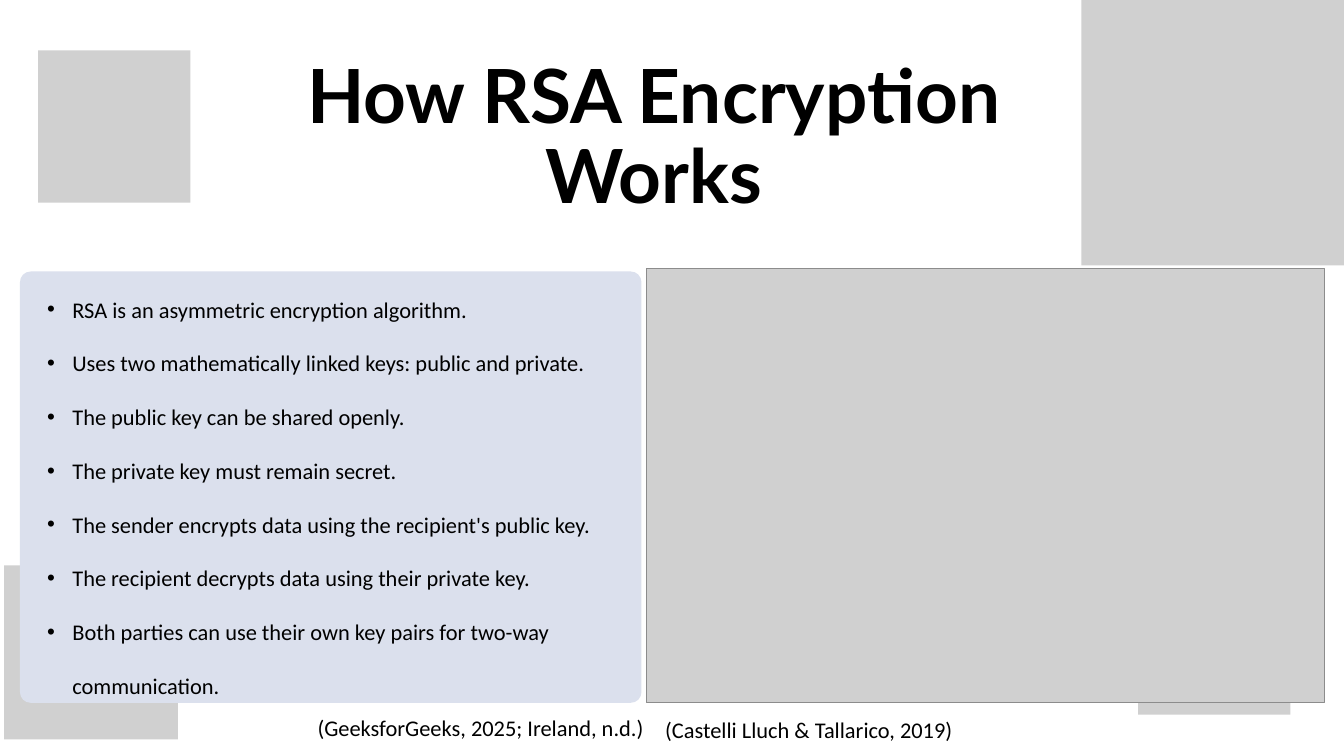
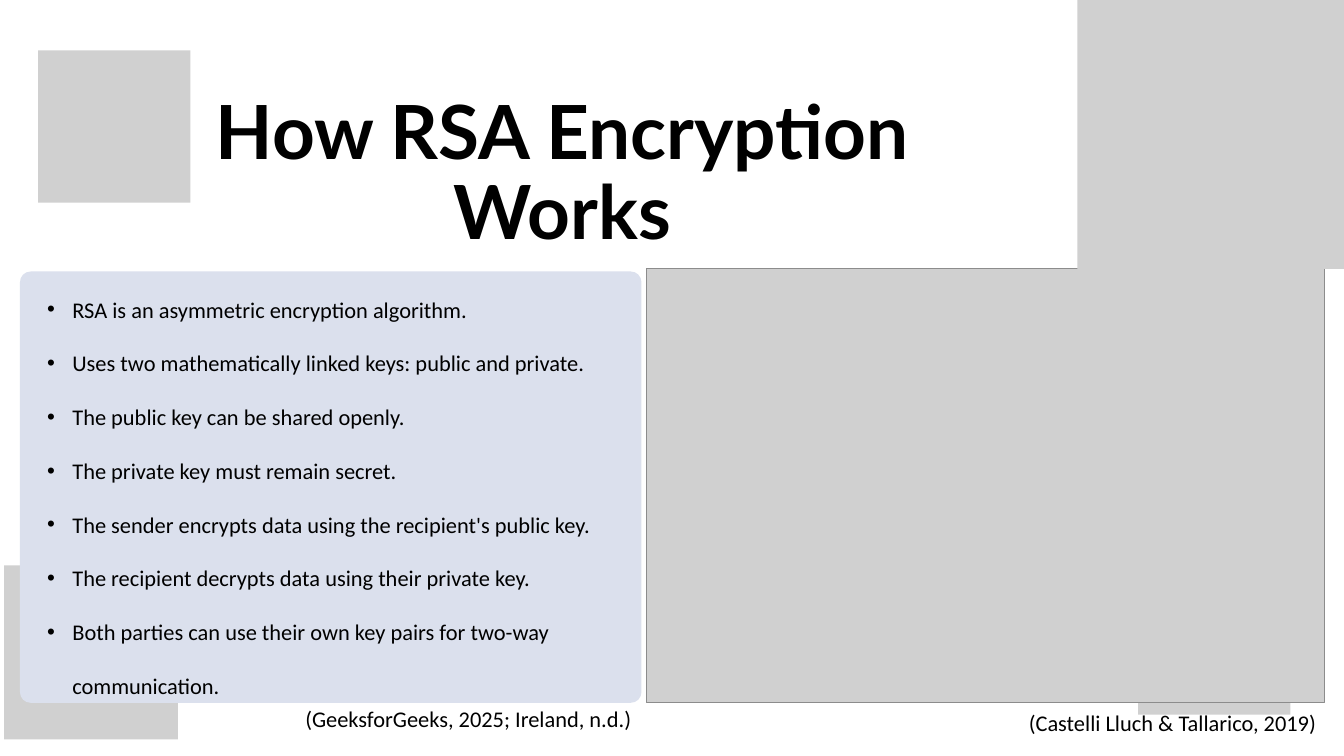
Before and after one commit to Muffinszer/cep146-teamproject1, a slide deck: slide 2 of CEP146NBB_Project1.pptx. Drawn at 1344x756 pixels with LibreOffice and Linux fonts; fonts in the diff are those of the drawing; grey boxes stand for pictures; background and template pictures are left out. Boxes give left, top, right and bottom in pixels: in the first picture for what was removed or moved away, otherwise in the second. Text is boxed around its words. In the diff, an @@ line names an element or a change of style, - is before the commit and + after.

Commit message:
Edited alignment and format
Edited alignment and format

```diff
--- a/CEP146NBB_Project1.pptx
+++ b/CEP146NBB_Project1.pptx
@@ picture: place and size @@
-picture at [1081,0,1344,265]
+picture at [1077,0,1344,269]
@@ text "How RSA Encryption Works": place and size @@
-text "How RSA Encryption Works" at [307,67,1000,204]
+text "How RSA Encryption Works" at [216,103,908,240]
@@ text "(GeeksforGeeks, 2025; Ireland, n.d.)": place and size @@
-text "(GeeksforGeeks, 2025; Ireland, n.d.)" at [318,719,644,739]
+text "(GeeksforGeeks, 2025; Ireland, n.d.)" at [305,711,631,730]
@@ text "(Castelli Lluch & Tallarico, 2019)": place and size @@
-text "(Castelli Lluch & Tallarico, 2019)" at [665,722,952,741]
+text "(Castelli Lluch & Tallarico, 2019)" at [1029,712,1316,734]
@@ text "(Castelli Lluch & Tallarico, 2019)" at [1029,712,1316,734]: alignment left to right @@
```
Also in this commit, not shown: 8 other slides changed.
